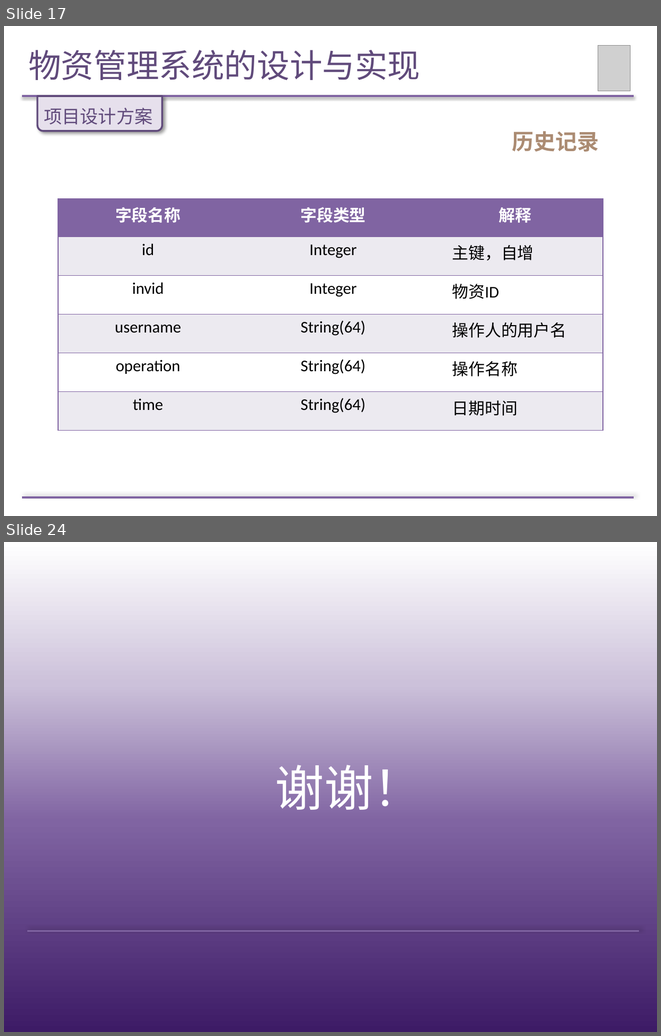
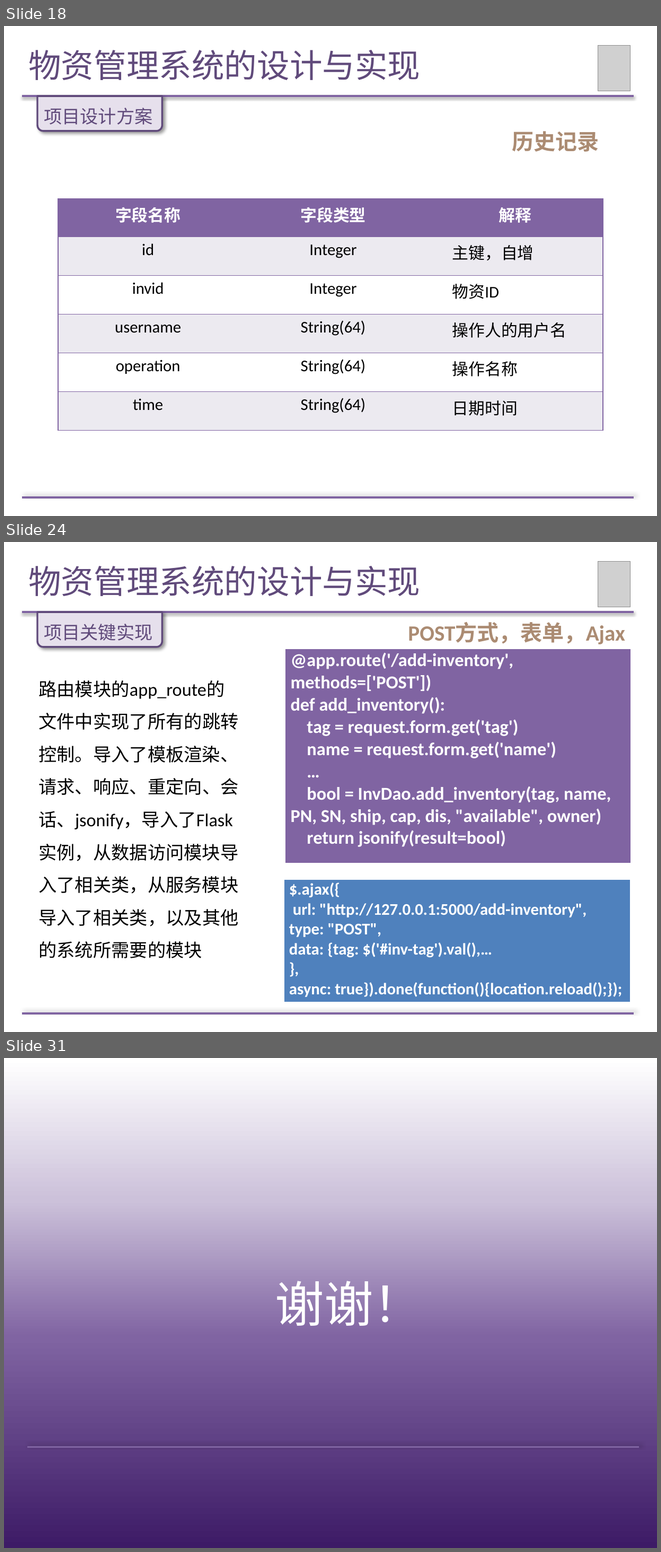
Before and after one commit to Wendy-Wu/LM-paper, a slide deck: 论文答辩PPT.pptx. Shown one above the other, each under a label of ours: slides 17 and 24 before the commit, slides 18, 24 and 31 after it; the slides between them are not shown. The pictures are 661x1036 and 661x1552 pixels, drawn with LibreOffice and Linux fonts; fonts in the diff are those of the drawing; grey boxes stand for pictures. Boxes give left, top, right and bottom in pixels: in the first picture for what was removed or moved away, otherwise in the second. Text is boxed around its words. In the diff, an @@ line names an element or a change of style, - is before the commit and + after.

```diff
--- a/论文答辩PPT.pptx
+++ b/论文答辩PPT.pptx
@@ slide 24 added at [4, 542, 657, 1032], background #FFFFFF @@
@@ title added at [28, 566, 420, 596], 36 pt, text #604A7B @@
+物资管理系统的设计与实现
@@ picture added at [598, 562, 630, 607] @@
@@ line added from (22, 612) to (634, 612), #8064A2 2 pt @@
@@ round same rect added at [37, 612, 162, 646], fill #E6E0EC, outline #604A7B 2 pt @@
@@ text added at [44, 624, 153, 641], 20 pt, text #604A7B @@
+项目关键实现
@@ text added at [408, 623, 625, 644], 24 pt, text #AB8B72, bold @@
+POST方式，表单，Ajax
@@ table added at [285, 649, 630, 863], 1 rows, 1 columns @@
+@app.route('/add-inventory', methods=['POST']) / def add_inventory(): / tag = request.form.get('tag') / name = request.form.get('name') / … / bool = InvDao.add_inventory(tag, name, PN, SN, ship, cap, dis, "available", owner) / return jsonify(result=bool)
@@ text added at [38, 680, 238, 958], 20 pt, text #000000 @@
+路由模块的app_route的文件中实现了所有的跳转控制。导入了模板渲染、请求、响应、重定向、会话、jsonify，导入了Flask实例，从数据访问模块导入了相关类，从服务模块导入了相关类，以及其他的系统所需要的模块
@@ table added at [284, 879, 630, 1003], 1 rows, 1 columns @@
+$.ajax({ / url: "http://127.0.0.1:5000/add-inventory", / type: "POST", / data: {tag: $('#inv-tag').val(),… / }, / async: true}).done(function(){location.reload();});
@@ line added from (22, 1013) to (634, 1013), #8064A2 2 pt @@
@@ what was slide 17 is now slide 18 @@
@@ what was slide 24 is now slide 31 @@
```
Also in this commit, not shown: 9 slides changed, 6 other slides added.
